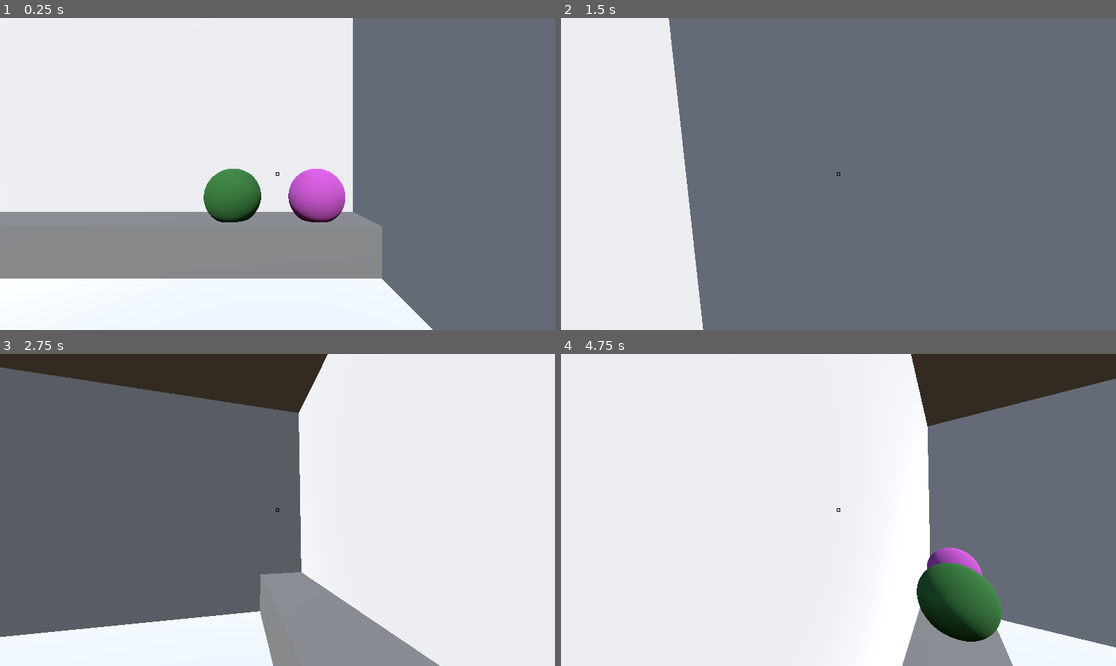
Above: before the commit, frames 1-4 (two rows, left to right).
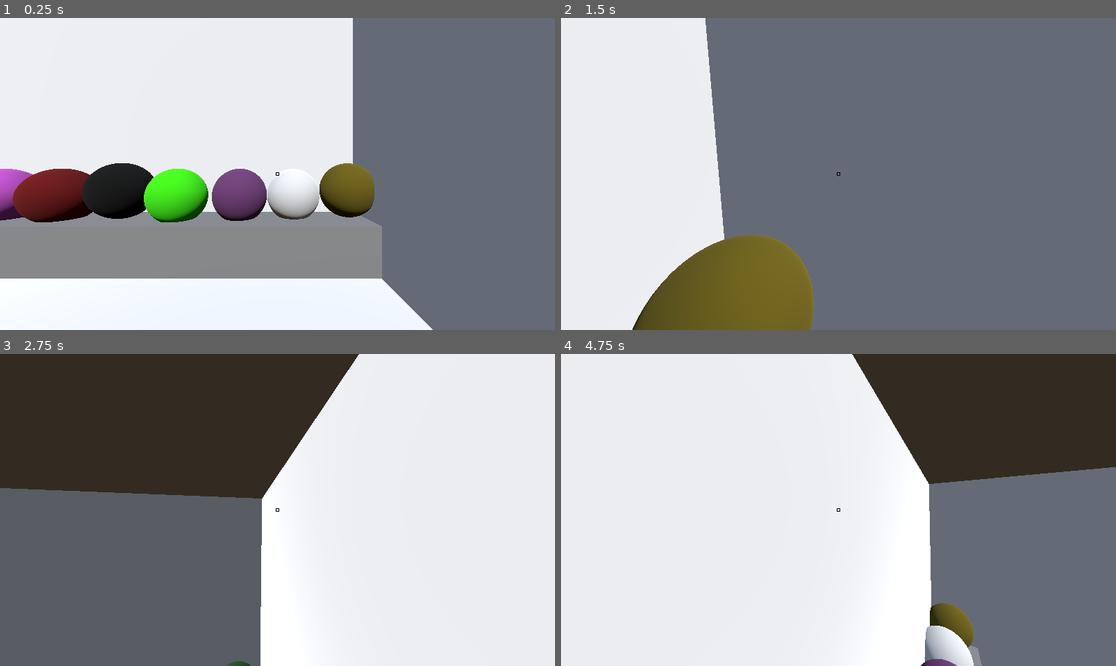
Above: after the commit, the same moments.

Repository: Yeti-Owner/Sippin-Sorcery
Game: Godot game, scene res://scenes/world.tscn
The game is run twice, just before and just after one commit, with the same random seed, the same clock (stepped at 60 frames per second) and the same inputs.
Inputs (mouse positions are in pixels of both pictures, inside the frame that each line leads up to):
- Up to frame 1 (0.25 s): no input
- Up to frame 2 (1.5 s): tap Enter at 0.5 s; move the mouse to (832, 180) at 0.52 s; hold W (forward) from 0.53 s (still down); tap E (interact) at 0.6 s; tap Space (jump) at 0.77, 0.8, 1.07, 1.35 s; move the mouse to (877, 177) at 1.27 s
- Up to frame 3 (2.75 s): keep holding W (forward); tap Space (jump) at 1.52, 1.82, 2.3 s; tap E (interact) at 1.55, 2.1 s; move the mouse to (233, 506) at 2.02 s
- Up to frame 4 (4.75 s): move the mouse to (844, 510) at 2.77 s; release W (forward) at 2.78 s; hold A (left) 2.78-3.53 s; tap E (interact) at 2.85, 4.35 s; tap Space (jump) at 3.02, 3.32, 3.6, 3.77, 4.07, 4.25, 4.52 s; move the mouse to (816, 503) at 3.52 s; hold W (forward) from 3.53 s (still down); move the mouse to (866, 510) at 4.27 s

The runs differ from the first frame. In frame 1, 10% of the frame differs, in the area x 0-68%, y 46-66%; in frame 2, 12%; in frame 3, 33%, in the area x 0-80%, y 0-100%; in frame 4, 18%.

Commit message:
More ingredients
Gonna need to add a lot more :(

Diff:
--- a/interactable/cauldron.gd
+++ b/interactable/cauldron.gd
@@ -12,7 +12,16 @@
 	"SalamanderTail": ["coldRes", "fireRes", "lessPain"],
 	"MermaidScale": ["swimming", "underwaterBreathing", "fishTalk"],
 	"SpiderSilk": ["sticky", "nightVision", "invisibility"],
-	"DragonflyWing": ["lessWeight", "hearing", "hovering"]
+	"DragonflyWing": ["lessWeight", "hearing", "hovering"],
+	"PhoenixFeather": ["energy", "luck", "fireRes"],
+	"BasiliskFang": ["petrificationImmunity", "poison", "strength"],
+	"UnicornHorn": ["purity", "healing", "heightenedSenses"],
+	"CentaurHoof": ["speed", "stability", "jumping"],
+	"HippogriffTalon": ["precision", "lessPain", "dexterity"],
+	"GriffinFeather": ["alertness", "perception", "electricalRes"],
+	"ChimeraFlame": ["strength", "explosionRes", "smokeImmunity"],
+	"GorgonBlood": ["petrificationRes", "poison", "betterSmell"],
+	"DryadSap": ["charisma", "healing", "plantControl"]
 }
 
 
--- /dev/null
+++ b/interactable/dragonfly_wing.gd
@@ -0,0 +1,10 @@
+extends Interactable
+
+func get_interaction_text():
+	return "[center]Press E to grab [color=CORNFLOWER_BLUE]Dragonfly Wing[/color][/center]"
+
+func get_interaction_icon():
+	return EventBus.GrabTex
+
+func interact():
+	EventBus.HeldItem = "DragonflyWing"
--- /dev/null
+++ b/interactable/kraken_ink.gd
@@ -0,0 +1,11 @@
+extends Interactable
+
+
+func get_interaction_text():
+	return "[center]Press E to grab [color=GRAY]Kraken Ink[/color][/center]"
+
+func get_interaction_icon():
+	return EventBus.GrabTex
+
+func interact():
+	EventBus.HeldItem = "KrakenInk"
--- a/interactable/mandrake_root.gd
+++ b/interactable/mandrake_root.gd
@@ -1,8 +1,7 @@
 extends Interactable
 
-
 func get_interaction_text():
-	return "[center]Press E to grab [color=cyan]Mandrake Root[/color][/center]"
+	return "[center]Press E to grab [color=DEEP_SKY_BLUE]Mandrake Root[/color][/center]"
 
 func get_interaction_icon():
 	return EventBus.GrabTex
--- /dev/null
+++ b/interactable/mermaid_scale.gd
@@ -0,0 +1,11 @@
+extends Interactable
+
+
+func get_interaction_text():
+	return "[center]Press E to grab [color=YELLOW]Mermaid Scale[/color][/center]"
+
+func get_interaction_icon():
+	return EventBus.GrabTex
+
+func interact():
+	EventBus.HeldItem = "MermaidScale"
--- /dev/null
+++ b/interactable/salamander_tail.gd
@@ -0,0 +1,11 @@
+extends Interactable
+
+
+func get_interaction_text():
+	return "[center]Press E to grab [color=DARK_VIOLET]Salamander Tail[/color][/center]"
+
+func get_interaction_icon():
+	return EventBus.GrabTex
+
+func interact():
+	EventBus.HeldItem = "SalamanderTail"
--- /dev/null
+++ b/interactable/spider_silk.gd
@@ -0,0 +1,11 @@
+extends Interactable
+
+
+func get_interaction_text():
+	return "[center]Press E to grab [color=BLACK]Spider Silk[/color][/center]"
+
+func get_interaction_icon():
+	return EventBus.GrabTex
+
+func interact():
+	EventBus.HeldItem = "SpiderSilk"
--- /dev/null
+++ b/interactable/troll_blood.gd
@@ -0,0 +1,10 @@
+extends Interactable
+
+func get_interaction_text():
+	return "[center]Press E to grab [color=FOREST_GREEN]Troll Blood[/color][/center]"
+
+func get_interaction_icon():
+	return EventBus.GrabTex
+
+func interact():
+	EventBus.HeldItem = "TrollBlood"
--- a/scenes/customer.tscn
+++ b/scenes/customer.tscn
@@ -43,7 +43,7 @@
 double_sided = false
 no_depth_test = true
 render_priority = 2
-text = "I have a date later and I'm scared, please help me"
+text = "s"
 font_size = 12
 outline_size = 2
 autowrap_mode = 3
--- a/scenes/objects/cauldron.tscn
+++ b/scenes/objects/cauldron.tscn
@@ -1,14 +1,10 @@
-[gd_scene load_steps=5 format=3 uid="uid://d3doo5trm8sgg"]
+[gd_scene load_steps=4 format=3 uid="uid://d3doo5trm8sgg"]
 
 [ext_resource type="Script" path="res://interactable/cauldron.gd" id="1_32e5k"]
+[ext_resource type="ArrayMesh" uid="uid://paeabkaehigl" path="res://assets/models/Cauldron.obj" id="2_a2ww8"]
 
-[sub_resource type="SphereShape3D" id="SphereShape3D_3whgj"]
-
-[sub_resource type="StandardMaterial3D" id="StandardMaterial3D_eidaq"]
-albedo_color = Color(0, 0, 0, 1)
-
-[sub_resource type="SphereMesh" id="SphereMesh_xeyeb"]
-material = SubResource("StandardMaterial3D_eidaq")
+[sub_resource type="BoxShape3D" id="BoxShape3D_vobn0"]
+size = Vector3(0.8, 0.6, 0.8)
 
 [node name="Cauldron" type="StaticBody3D"]
 collision_layer = 3
@@ -16,10 +12,12 @@
 script = ExtResource("1_32e5k")
 
 [node name="CollisionShape3D" type="CollisionShape3D" parent="."]
-shape = SubResource("SphereShape3D_3whgj")
+transform = Transform3D(1, 0, 0, 0, 1, 0, 0, 0, 1, 0, 0.3, 0)
+shape = SubResource("BoxShape3D_vobn0")
 
 [node name="MeshInstance3D" type="MeshInstance3D" parent="."]
-mesh = SubResource("SphereMesh_xeyeb")
+transform = Transform3D(1, 0, 0, 0, 1, 0, 0, 0, 1, -0.4, -2, 0.4)
+mesh = ExtResource("2_a2ww8")
 
 [node name="InteractTimer" type="Timer" parent="."]
 one_shot = true
--- /dev/null
+++ b/scenes/objects/dragonfly_wing.tscn
@@ -0,0 +1,22 @@
+[gd_scene load_steps=5 format=3 uid="uid://cxcrqbxds7iey"]
+
+[ext_resource type="Script" path="res://interactable/dragonfly_wing.gd" id="1_a1b7w"]
+
+[sub_resource type="StandardMaterial3D" id="StandardMaterial3D_4gnyh"]
+albedo_color = Color(0.419608, 0.360784, 0.0117647, 1)
+
+[sub_resource type="SphereMesh" id="SphereMesh_vamxs"]
+material = SubResource("StandardMaterial3D_4gnyh")
+
+[sub_resource type="SphereShape3D" id="SphereShape3D_o2aaw"]
+
+[node name="DragonflyWing" type="StaticBody3D"]
+collision_layer = 3
+collision_mask = 3
+script = ExtResource("1_a1b7w")
+
+[node name="MeshInstance3D" type="MeshInstance3D" parent="."]
+mesh = SubResource("SphereMesh_vamxs")
+
+[node name="CollisionShape3D" type="CollisionShape3D" parent="."]
+shape = SubResource("SphereShape3D_o2aaw")
--- /dev/null
+++ b/scenes/objects/kraken_ink.tscn
@@ -0,0 +1,22 @@
+[gd_scene load_steps=5 format=3 uid="uid://dnwc0d01nabm5"]
+
+[ext_resource type="Script" path="res://interactable/kraken_ink.gd" id="1_25b6v"]
+
+[sub_resource type="SphereShape3D" id="SphereShape3D_mpxby"]
+
+[sub_resource type="StandardMaterial3D" id="StandardMaterial3D_1pn8v"]
+albedo_color = Color(0, 0, 0, 1)
+
+[sub_resource type="SphereMesh" id="SphereMesh_f5bdp"]
+material = SubResource("StandardMaterial3D_1pn8v")
+
+[node name="KrakenInk" type="StaticBody3D"]
+collision_layer = 3
+collision_mask = 3
+script = ExtResource("1_25b6v")
+
+[node name="CollisionShape3D" type="CollisionShape3D" parent="."]
+shape = SubResource("SphereShape3D_mpxby")
+
+[node name="MeshInstance3D" type="MeshInstance3D" parent="."]
+mesh = SubResource("SphereMesh_f5bdp")
--- a/scenes/objects/mandrake_root.tscn
+++ b/scenes/objects/mandrake_root.tscn
@@ -3,7 +3,7 @@
 [ext_resource type="Script" path="res://interactable/mandrake_root.gd" id="1_nr8fi"]
 
 [sub_resource type="StandardMaterial3D" id="StandardMaterial3D_8ulhn"]
-albedo_color = Color(0.203922, 0.470588, 0.215686, 1)
+albedo_color = Color(0.12549, 0.290196, 0.133333, 1)
 
 [sub_resource type="SphereMesh" id="SphereMesh_78yjo"]
 material = SubResource("StandardMaterial3D_8ulhn")
--- /dev/null
+++ b/scenes/objects/mermaid_scale.tscn
@@ -0,0 +1,22 @@
+[gd_scene load_steps=5 format=3 uid="uid://bfpctuqfg0mm5"]
+
+[ext_resource type="Script" path="res://interactable/mermaid_scale.gd" id="1_k0x2q"]
+
+[sub_resource type="SphereShape3D" id="SphereShape3D_nelnl"]
+
+[sub_resource type="StandardMaterial3D" id="StandardMaterial3D_7gdal"]
+albedo_color = Color(0.423529, 0.227451, 0.439216, 1)
+
+[sub_resource type="SphereMesh" id="SphereMesh_84ay7"]
+material = SubResource("StandardMaterial3D_7gdal")
+
+[node name="MermaidScale" type="StaticBody3D"]
+collision_layer = 3
+collision_mask = 3
+script = ExtResource("1_k0x2q")
+
+[node name="CollisionShape3D" type="CollisionShape3D" parent="."]
+shape = SubResource("SphereShape3D_nelnl")
+
+[node name="MeshInstance3D" type="MeshInstance3D" parent="."]
+mesh = SubResource("SphereMesh_84ay7")
--- /dev/null
+++ b/scenes/objects/salamander_tail.tscn
@@ -0,0 +1,22 @@
+[gd_scene load_steps=5 format=3 uid="uid://5xya2f4gatk2"]
+
+[ext_resource type="Script" path="res://interactable/salamander_tail.gd" id="1_56rqo"]
+
+[sub_resource type="SphereShape3D" id="SphereShape3D_s5jpr"]
+
+[sub_resource type="StandardMaterial3D" id="StandardMaterial3D_52c2a"]
+albedo_color = Color(0.25098, 0.941176, 0, 1)
+
+[sub_resource type="SphereMesh" id="SphereMesh_w3880"]
+material = SubResource("StandardMaterial3D_52c2a")
+
+[node name="SalamanderTail" type="StaticBody3D"]
+collision_layer = 3
+collision_mask = 3
+script = ExtResource("1_56rqo")
+
+[node name="CollisionShape3D" type="CollisionShape3D" parent="."]
+shape = SubResource("SphereShape3D_s5jpr")
+
+[node name="MeshInstance3D" type="MeshInstance3D" parent="."]
+mesh = SubResource("SphereMesh_w3880")
--- /dev/null
+++ b/scenes/objects/spider_silk.tscn
@@ -0,0 +1,22 @@
+[gd_scene load_steps=5 format=3 uid="uid://chjcrtrd3xxx0"]
+
+[ext_resource type="Script" path="res://interactable/spider_silk.gd" id="1_1tard"]
+
+[sub_resource type="SphereShape3D" id="SphereShape3D_nelnl"]
+
+[sub_resource type="StandardMaterial3D" id="StandardMaterial3D_uuqjc"]
+albedo_color = Color(0.909804, 0.909804, 0.909804, 1)
+
+[sub_resource type="SphereMesh" id="SphereMesh_e2a7y"]
+material = SubResource("StandardMaterial3D_uuqjc")
+
+[node name="SpiderSilk" type="StaticBody3D"]
+collision_layer = 3
+collision_mask = 3
+script = ExtResource("1_1tard")
+
+[node name="CollisionShape3D" type="CollisionShape3D" parent="."]
+shape = SubResource("SphereShape3D_nelnl")
+
+[node name="MeshInstance3D" type="MeshInstance3D" parent="."]
+mesh = SubResource("SphereMesh_e2a7y")
--- /dev/null
+++ b/scenes/objects/troll_blood.tscn
@@ -0,0 +1,22 @@
+[gd_scene load_steps=5 format=3 uid="uid://cbho1e42f5dgt"]
+
+[ext_resource type="Script" path="res://interactable/troll_blood.gd" id="1_5vuns"]
+
+[sub_resource type="SphereShape3D" id="SphereShape3D_d6yvx"]
+
+[sub_resource type="StandardMaterial3D" id="StandardMaterial3D_6jtb3"]
+albedo_color = Color(0.419608, 0.0156863, 0.0156863, 1)
+
+[sub_resource type="SphereMesh" id="SphereMesh_bqrbk"]
+material = SubResource("StandardMaterial3D_6jtb3")
+
+[node name="TrollBlood" type="StaticBody3D"]
+collision_layer = 3
+collision_mask = 3
+script = ExtResource("1_5vuns")
+
+[node name="CollisionShape3D" type="CollisionShape3D" parent="."]
+shape = SubResource("SphereShape3D_d6yvx")
+
+[node name="MeshInstance3D" type="MeshInstance3D" parent="."]
+mesh = SubResource("SphereMesh_bqrbk")
--- a/scenes/world.tscn
+++ b/scenes/world.tscn
@@ -6,6 +6,12 @@
 [ext_resource type="PackedScene" uid="uid://c0l51nbst4h6y" path="res://scenes/objects/mandrake_root.tscn" id="4_pa1kg"]
 [ext_resource type="PackedScene" uid="uid://cecebo067j78j" path="res://scenes/objects/fairy_wing.tscn" id="5_26yoj"]
 [ext_resource type="PackedScene" uid="uid://dq0cttsvnw3ye" path="res://scenes/customer.tscn" id="6_8kxlc"]
+[ext_resource type="PackedScene" uid="uid://cbho1e42f5dgt" path="res://scenes/objects/troll_blood.tscn" id="7_l0sny"]
+[ext_resource type="PackedScene" uid="uid://dnwc0d01nabm5" path="res://scenes/objects/kraken_ink.tscn" id="8_loviy"]
+[ext_resource type="PackedScene" uid="uid://5xya2f4gatk2" path="res://scenes/objects/salamander_tail.tscn" id="9_c6pgv"]
+[ext_resource type="PackedScene" uid="uid://bfpctuqfg0mm5" path="res://scenes/objects/mermaid_scale.tscn" id="10_vqdp2"]
+[ext_resource type="PackedScene" uid="uid://chjcrtrd3xxx0" path="res://scenes/objects/spider_silk.tscn" id="11_mk1yn"]
+[ext_resource type="PackedScene" uid="uid://cxcrqbxds7iey" path="res://scenes/objects/dragonfly_wing.tscn" id="12_w25i7"]
 
 [sub_resource type="StandardMaterial3D" id="StandardMaterial3D_ouuoy"]
 
@@ -69,8 +75,8 @@
 material = SubResource("StandardMaterial3D_ouuoy")
 
 [node name="CSGBox3D7" type="CSGBox3D" parent="CSGCombiner3D"]
-transform = Transform3D(1, 0, 0, 0, 1, 0, 0, 0, 1, 1, 0.5, 1.7)
-size = Vector3(6, 1, 0.5)
+transform = Transform3D(1, 0, 0, 0, 1, 0, 0, 0, 1, 1, 0.4, 1.7)
+size = Vector3(6, 0.8, 0.6)
 
 [node name="CSGBox3D8" type="CSGBox3D" parent="CSGCombiner3D"]
 transform = Transform3D(1, 0, 0, 0, 1, 0, 0, 0, 1, 0, 0.4, -3.7)
@@ -88,17 +94,37 @@
 
 [node name="GUI" parent="." instance=ExtResource("2_kdw4b")]
 
-[node name="Cauldron" parent="." instance=ExtResource("3_6vfr5")]
-transform = Transform3D(1, 0, 0, 0, 1, 0, 0, 0, 1, 0, 1.3, 1.7)
-
-[node name="MandrakeRoot" parent="." instance=ExtResource("4_pa1kg")]
-transform = Transform3D(1, 0, 0, 0, 1, 0, 0, 0, 1, 1.6, 1.2, -3.7)
-
-[node name="FairyWing" parent="." instance=ExtResource("5_26yoj")]
-transform = Transform3D(1, 0, 0, 0, 1, 0, 0, 0, 1, 3.1, 1.2, -3.7)
-
 [node name="Path3D" type="Path3D" parent="."]
 curve = SubResource("Curve3D_a1qbb")
 
 [node name="Customer" parent="Path3D" instance=ExtResource("6_8kxlc")]
 transform = Transform3D(-1, 0, -8.74228e-08, 0, 1, 0, 8.74228e-08, 0, -1, 0, 1, 18)
+
+[node name="JuiceStuff" type="Node3D" parent="."]
+
+[node name="Cauldron" parent="JuiceStuff" instance=ExtResource("3_6vfr5")]
+transform = Transform3D(1, 0, 0, 0, 1, 0, 0, 0, 1, 0, 0.8, 1.7)
+
+[node name="MandrakeRoot" parent="JuiceStuff" instance=ExtResource("4_pa1kg")]
+transform = Transform3D(1, 0, 0, 0, 1, 0, 0, 0, 1, -3.7, 1.2, -3.7)
+
+[node name="FairyWing" parent="JuiceStuff" instance=ExtResource("5_26yoj")]
+transform = Transform3D(1, 0, 0, 0, 1, 0, 0, 0, 1, -2.6, 1.2, -3.7)
+
+[node name="TrollBlood" parent="JuiceStuff" instance=ExtResource("7_l0sny")]
+transform = Transform3D(1, 0, 0, 0, 1, 0, 0, 0, 1, -1.5, 1.2, -3.7)
+
+[node name="KrakenInk" parent="JuiceStuff" instance=ExtResource("8_loviy")]
+transform = Transform3D(1, 0, 0, 0, 1, 0, 0, 0, 1, -0.4, 1.3, -3.7)
+
+[node name="SalamanderTail" parent="JuiceStuff" instance=ExtResource("9_c6pgv")]
+transform = Transform3D(1, 0, 0, 0, 1, 0, 0, 0, 1, 0.6, 1.2, -3.7)
+
+[node name="MermaidScale" parent="JuiceStuff" instance=ExtResource("10_vqdp2")]
+transform = Transform3D(1, 0, 0, 0, 1, 0, 0, 0, 1, 1.7, 1.2, -3.8)
+
+[node name="SpiderSilk" parent="JuiceStuff" instance=ExtResource("11_mk1yn")]
+transform = Transform3D(1, 0, 0, 0, 1, 0, 0, 0, 1, 2.7, 1.2, -3.9)
+
+[node name="DragonflyWing" parent="JuiceStuff" instance=ExtResource("12_w25i7")]
+transform = Transform3D(1, 0, 0, 0, 1, 0, 0, 0, 1, 3.7, 1.3, -3.8)
Not shown, added: assets/models/Cauldron.mtl
Not shown, added: assets/models/Cauldron.obj
Not shown, added: assets/models/Cauldron.obj.import
Binary file added: assets/models/Cauldron.png
Not shown, added: assets/models/Cauldron.png.import
Not shown: 1 places in scenes/world.tscn that only renumber resources
